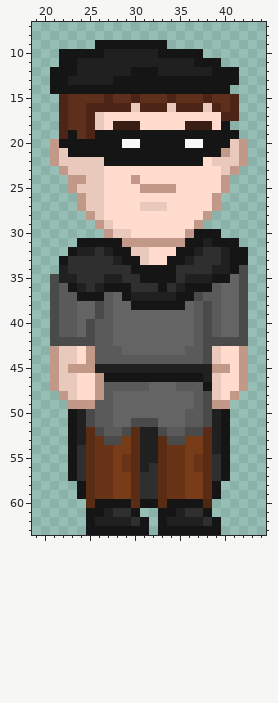
One commit to this pixel-art sprite: Assets/Images/Enemies/bandit.png. The picture above is the old version.
The file is 512x512 pixels, drawn in blocks of 8x8; one block is one cell here. Shown: x 19..44, y 7..63.
Now the later version:
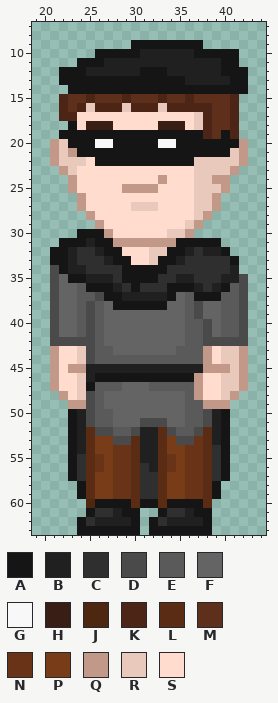
Palette (. is transparent): A #151515  B #202020  C #2f2f2f  D #4a4a4a  E #5a5a5a  F #646464  G #f8f8f8  H #381e14  J #4e2711  K #4c2517  L #592c13  M #5e2f1b  N #683316  P #793c19  Q #c29989  R #e9c9bc  S #ffdcce
Diff:
y 9: x 26..29 AAAA -> ....; x 34..37 .... -> AAAA
y 10: x 22..25 AAAA -> ....; x 27..30 BBBB -> AAAA; x 33..36 AAAA -> BBBB; x 38..41 .... -> AAAA
y 11: x 22..26 AABBB -> ..AAA; x 37..41 AAA.. -> BBBAA
y 12: x 21 A -> .; x 24 B -> A; x 30 A -> B; x 33 B -> A; x 39 A -> B; x 42 . -> A
y 13: x 21 A -> .; x 23..27 BBBBB -> AAAAA; x 36..40 AAAAA -> BBBBB; x 42 . -> A
y 14: x 21..22 AA -> ..; x 41..42 .. -> AA
y 15: x 25 M -> K; x 27 K -> M; x 29..30 MK -> KM; x 33..34 MK -> KM; x 36 M -> K; x 38 K -> M
y 16: x 24..25 MK -> KR; x 29..30 KR -> RK; x 33..34 KR -> RK; x 38..39 RK -> KM
y 17: x 23..26 MMKR -> KSSS; x 37..40 SSSK -> RKMM
y 18: x 22..30 KMMKRSHHH -> .ASHHHSSS; x 33..41 SSSHHHSA. -> HHHSRKMMK
y 19: x 22 K -> A; x 24..25 MK -> AA; x 38..39 AA -> KM; x 41 A -> K
y 20: x 22 A -> R; x 26..27 AA -> GG; x 29..30 GG -> AA; x 33..34 AA -> GG; x 36..37 GG -> AA; x 41 R -> A
y 21: x 23 A -> Q; x 40 Q -> A
y 22: x 25..26 RR -> SA; x 37..38 AS -> RR
y 23: x 24..26 RRR -> SSS; x 37..39 SSS -> RRR
y 24: x 24..26 QRR -> SSS; x 30 Q -> S; x 33 S -> Q; x 37..39 SSS -> RRQ
y 25: x 24..26 RRR -> SSS; x 29..30 SS -> QQ; x 33..34 QQ -> SS; x 37..39 SSS -> RRR
y 26: x 25..26 RR -> SS; x 37..38 SS -> RR
y 27: x 25..26 RR -> SS; x 30 S -> R; x 33 R -> S; x 37..38 SS -> RR
y 28: x 26 R -> S; x 37 S -> R
y 29: x 27 R -> S; x 36 S -> R
y 30: x 24..26 ... -> AAA; x 28..29 RR -> SS; x 34..35 SS -> RR; x 37..39 AAA -> ...
y 31: x 22..23 .. -> AA; x 25 A -> B; x 28 A -> Q; x 35 Q -> A; x 38 B -> A; x 40..41 AA -> ..
y 32: x 21..27 ..ABBCB -> AABCCBA; x 29..34 ARRSSS -> SSSRRA; x 36..42 ABCCBAA -> BCBBA..
y 33: x 21 . -> A; x 23 C -> B; x 27..28 CB -> BA; x 30..33 ARSS -> SSRA; x 35..36 AB -> BC; x 40 B -> C; x 42 A -> .
y 34: x 21..24 .BCC -> DABB; x 29 C -> A; x 34 A -> C; x 39..42 BBAD -> CCB.
y 35: x 22..26 BBCCC -> FAABB; x 28..30 BCC -> CAA; x 33..35 AAC -> CCB; x 37..41 BBAAF -> CCCBB
y 36: x 22..26 EABCB -> FFEAA; x 28..30 AAC -> BCA; x 33..35 ACB -> CAA; x 37..41 AAEFF -> BCBAE
y 37: x 22..29 EEAAAEFA -> FFEEDAAB; x 34..41 BAADEEFF -> AFEAAAEE
y 38: x 22..29 EEFFDEFF -> FFEDEFAA; x 34..41 AAFEDEFF -> FFEDFFEE
y 39: x 22..27 EEFFDE -> FFEDEF; x 36..41 FEDEFF -> EDFFEE
y 40..41: x 22..24 EEF -> FFE; x 27 E -> F; x 36 F -> E; x 39..41 EFF -> FEE
y 42: x 27 E -> F; x 36 F -> E
y 43: x 22..25 RRSQ -> SSRD; x 28 E -> F; x 35 F -> E; x 38..41 DRSS -> QSRR
y 44: x 22..25 RRSQ -> SSRD; x 38..41 DRSS -> QSRR
y 45: x 22 R -> S; x 25 Q -> B; x 38 B -> Q; x 41 S -> R
y 46: x 22..26 RRSSQ -> SSRBA; x 37..41 ABRSS -> QSSRR
y 47: x 22..26 RRSSQ -> SSRAE; x 29..34 EEEFFF -> FFFEEE; x 37..41 EARSS -> QSSRR
y 48: x 23..27 RSSQE -> SRDEF; x 36..40 FEDRS -> EQSSR
y 49: x 25 Q -> D; x 27 E -> F; x 36 F -> E; x 38 D -> Q
y 51: x 30 D -> F; x 33 F -> D
y 52: x 27 E -> D; x 29..30 DL -> ED; x 33..34 DE -> LD; x 36 D -> E
y 53: x 26..27 ND -> PP; x 29 P -> D; x 34 D -> P; x 36..37 PP -> DN
y 54: x 24 C -> B; x 26..29 NNPP -> PPNN; x 34..37 NNPP -> PPNN; x 39 B -> C
y 55: x 27..28 NP -> PN; x 35..36 NP -> PN
y 56: x 27..28 NP -> PN; x 31..32 BC -> CB; x 35..36 NP -> PN
y 57..59: x 26..29 NNPP -> PPNN; x 34..37 NNPP -> PPNN
y 60: x 25 L -> J; x 38 J -> L
y 61: x 26..29 ABCC -> CCBA; x 34..37 ABCC -> CCBA
y 62: x 24..25 .A -> AC; x 30..33 CA.A -> A.AC; x 38..39 CA -> A.
y 63: x 24 . -> A; x 31..32 A. -> .A; x 39 A -> .
Pixel boxes of the changes (left, top, right, bottom) in both pictures:
changed: (50, 40, 248, 535)
